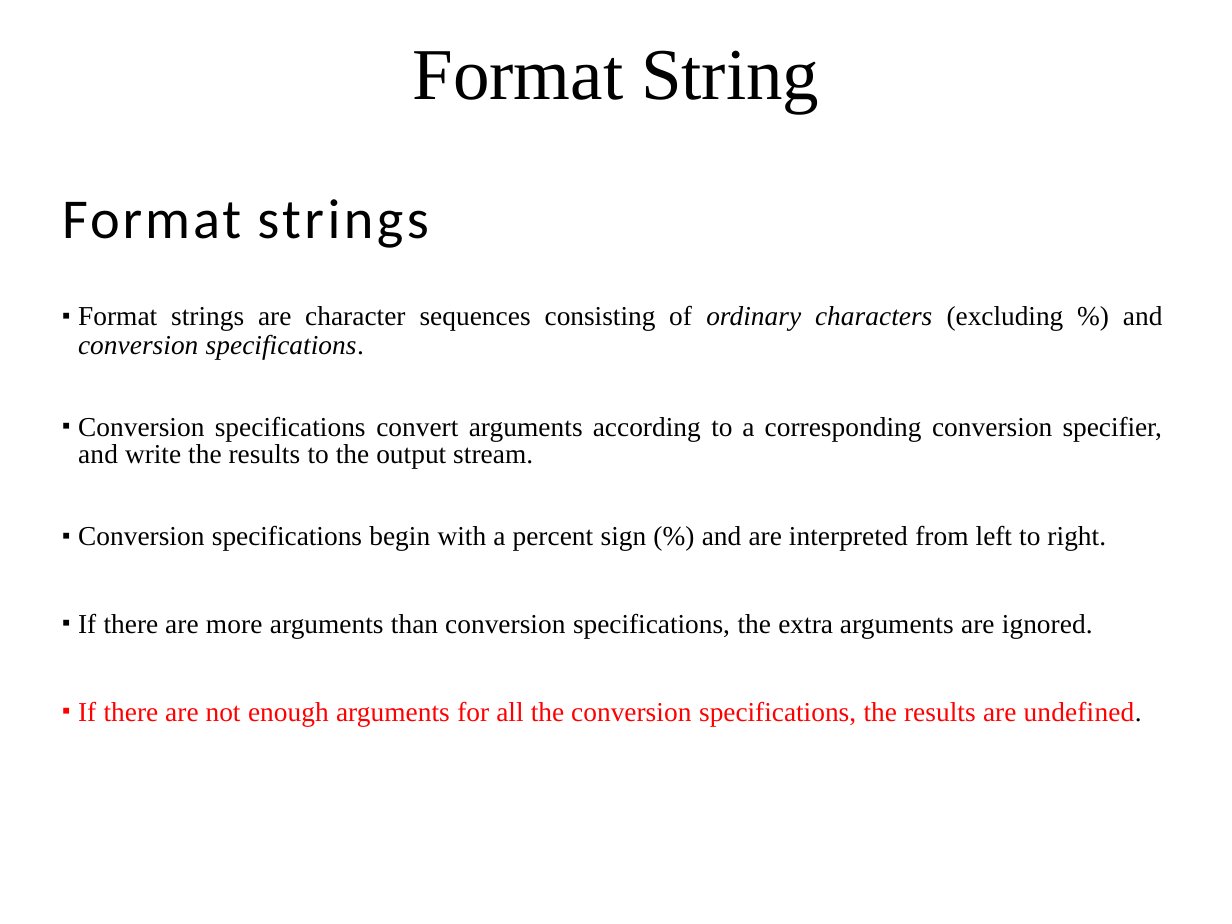
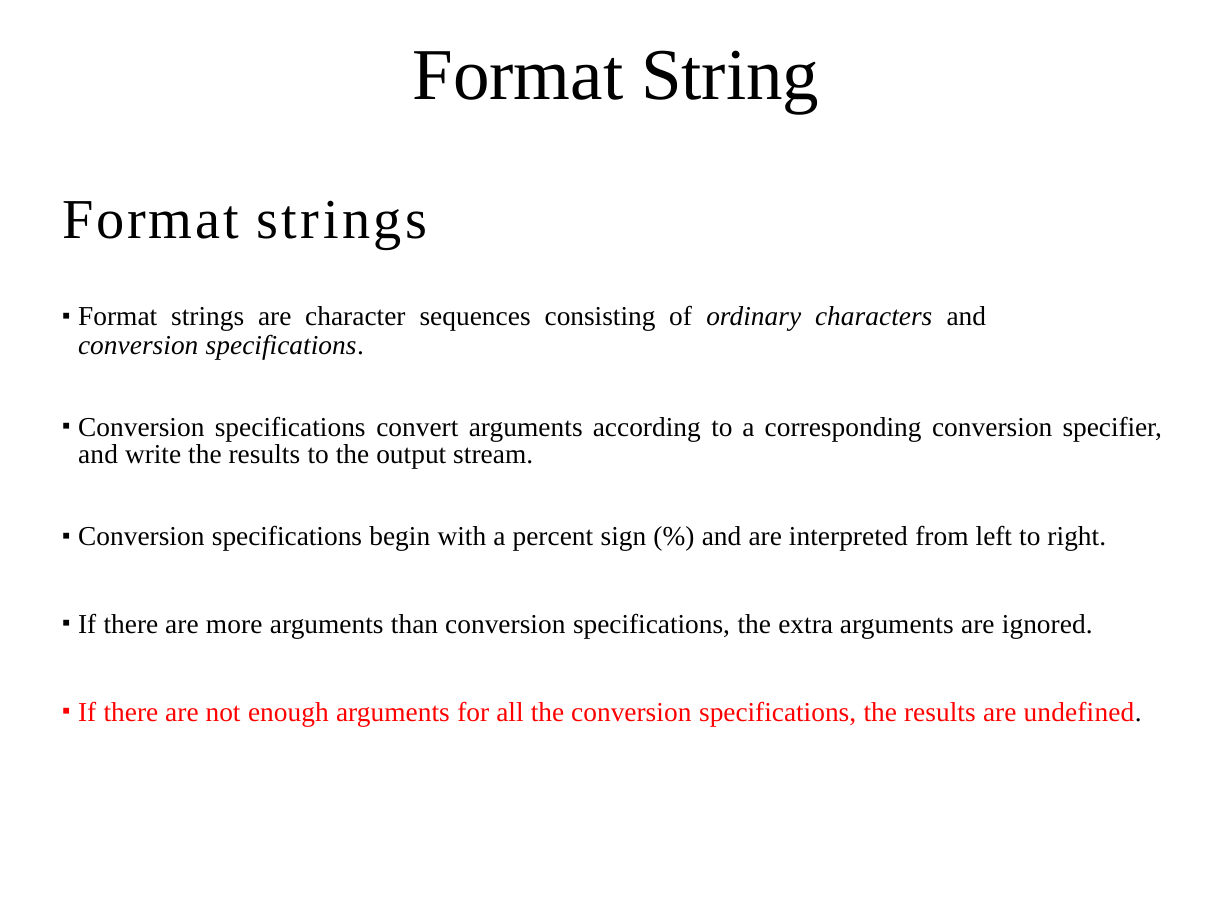
Before and after one commit to cs-uob/COMS20012, a slide deck: slide 28 of docs/slides/Intro to Software Security.pptx. Drawn at 1232x924 pixels with LibreOffice and Linux fonts; fonts in the diff are those of the drawing. Boxes give left, top, right and bottom in pixels: in the first picture for what was removed or moved away, otherwise in the second. Text is boxed around its words. In the diff, an @@ line names an element or a change of style, - is before the commit and + after.

```diff
--- a/docs/slides/Intro to Software Security.pptx
+++ b/docs/slides/Intro to Software Security.pptx
@@ title "Format strings" at (62, 200, 428, 249): font Calibri to Times New Roman @@
@@ text at (78, 305, 987, 330): text changed @@
-▪ Format strings are character sequences consisting of ordinary characters (excluding %) and
+▪ Format strings are character sequences consisting of ordinary characters and
```
Also in this commit, not shown: 3 other slides changed, 1 slide added.
